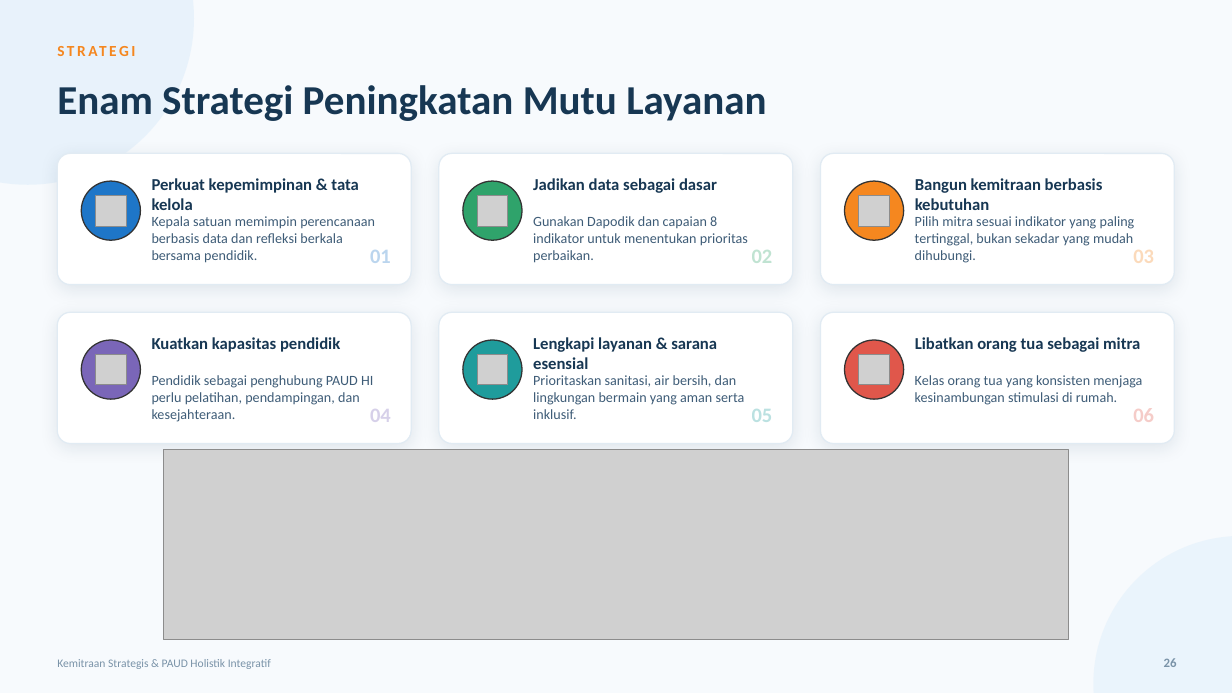
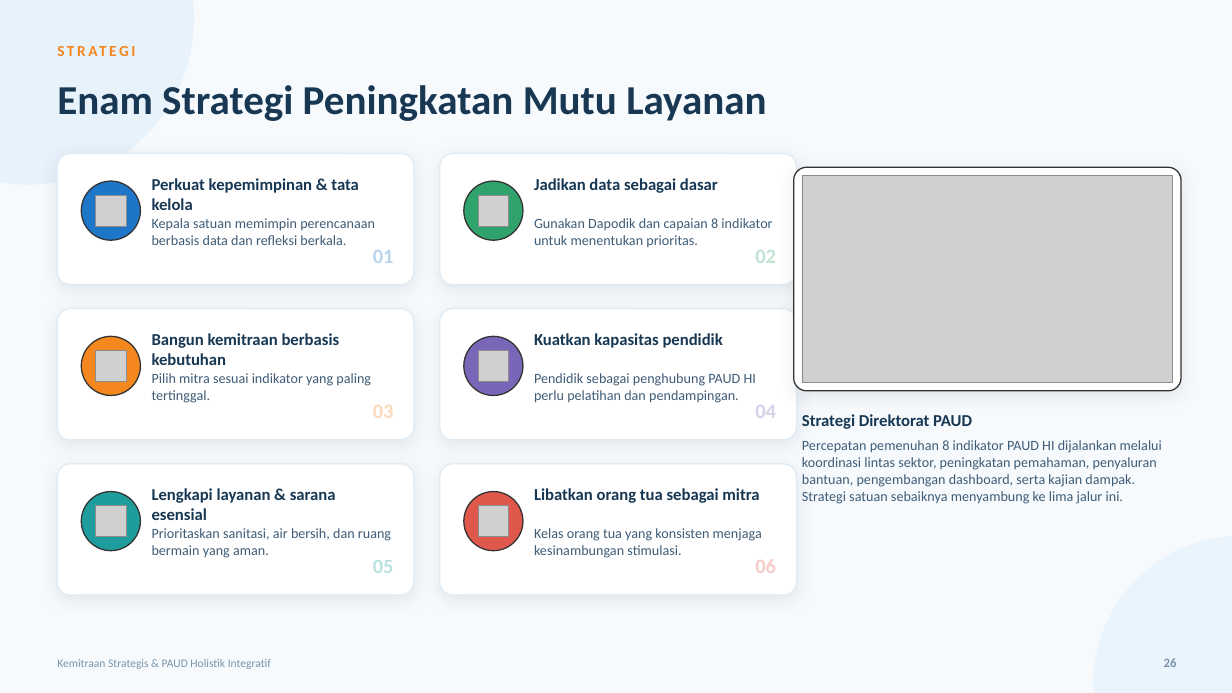
Before and after one commit to afriiqbal/kemitraanpaud, a slide deck: slide 26 of presentasi/Kemitraan_Strategis_PAUD_HI.pptx. Drawn at 1232x693 pixels with LibreOffice and Linux fonts; fonts in the diff are those of the drawing; grey boxes stand for pictures. Boxes give left, top, right and bottom in pixels: in the first picture for what was removed or moved away, otherwise in the second. Text is boxed around its words. In the diff, an @@ line names an element or a change of style, - is before the commit and + after.

```diff
--- a/presentasi/Kemitraan_Strategis_PAUD_HI.pptx
+++ b/presentasi/Kemitraan_Strategis_PAUD_HI.pptx
@@ rounded rectangle: place and size @@
-rounded rectangle at (439,153,793,285)
+rounded rectangle at (440,153,797,285)
@@ rounded rectangle added at (794,167,1181,391), fill #FFFFFF, outline #333333 1 pt @@
@@ picture added at (802,176,1173,383) @@
@@ text at (152,218,375,245): text changed @@
-Kepala satuan memimpin perencanaan berbasis data dan refleksi berkala bersama pendidik.
+Kepala satuan memimpin perencanaan berbasis data dan refleksi berkala.
@@ text at (534,218,772,247): text changed @@
-Gunakan Dapodik dan capaian 8 indikator untuk menentukan prioritas perbaikan.
+Gunakan Dapodik dan capaian 8 indikator untuk menentukan prioritas.
@@ 1 picture, 1 text, 1 ellipse, 1 rounded rectangle: place and size @@
-1 picture, 1 text, 1 ellipse, 1 rounded rectangle at (821,153,1175,285)
+1 picture, 1 text, 1 ellipse, 1 rounded rectangle at (57,309,414,440)
@@ 1 picture, 1 text, 1 ellipse, 1 rounded rectangle: place and size @@
-1 picture, 1 text, 1 ellipse, 1 rounded rectangle at (57,312,411,444)
+1 picture, 1 text, 1 ellipse, 1 rounded rectangle at (440,309,797,440)
@@ text "Kuatkan kapasitas pendidik": place and size @@
-text "Kuatkan kapasitas pendidik" at (152,337,340,352)
+text "Kuatkan kapasitas pendidik" at (534,333,723,348)
@@ text at (152,373,371,403): text changed @@
-Pilih mitra sesuai indikator yang paling tertinggal, bukan sekadar yang mudah dihubungi.
+Pilih mitra sesuai indikator yang paling tertinggal.
@@ text at (534,373,756,403): text changed @@
-Pendidik sebagai penghubung PAUD HI perlu pelatihan, pendampingan, dan kesejahteraan.
+Pendidik sebagai penghubung PAUD HI perlu pelatihan dan pendampingan.
@@ text added at (802,414,972,429), 13 pt, text #173753, bold @@
+Strategi Direktorat PAUD
@@ picture removed at (164,449,1069,640) @@
@@ text added at (802,440,1162,504), 11 pt, text #3E5C77 @@
+Percepatan pemenuhan 8 indikator PAUD HI dijalankan melalui koordinasi lintas sektor, peningkatan pemahaman, penyaluran bantuan, pengembangan dashboard, serta kajian dampak. Strategi satuan sebaiknya menyambung ke lima jalur ini.
@@ 4 texts, 2 pictures, 2 ellipses, 2 rounded rectangles: place and size @@
-4 texts, 2 pictures, 2 ellipses, 2 rounded rectangles at (439,312,1175,444)
+4 texts, 2 pictures, 2 ellipses, 2 rounded rectangles at (57,464,797,595)
@@ text at (152,528,391,558): text changed @@
-Prioritaskan sanitasi, air bersih, dan lingkungan bermain yang aman serta inklusif.
+Prioritaskan sanitasi, air bersih, dan ruang bermain yang aman.
@@ text at (534,528,762,558): text changed @@
-Kelas orang tua yang konsisten menjaga kesinambungan stimulasi di rumah.
+Kelas orang tua yang konsisten menjaga kesinambungan stimulasi.
```
Also in this commit, not shown: 23 other slides changed, 36 other files.
